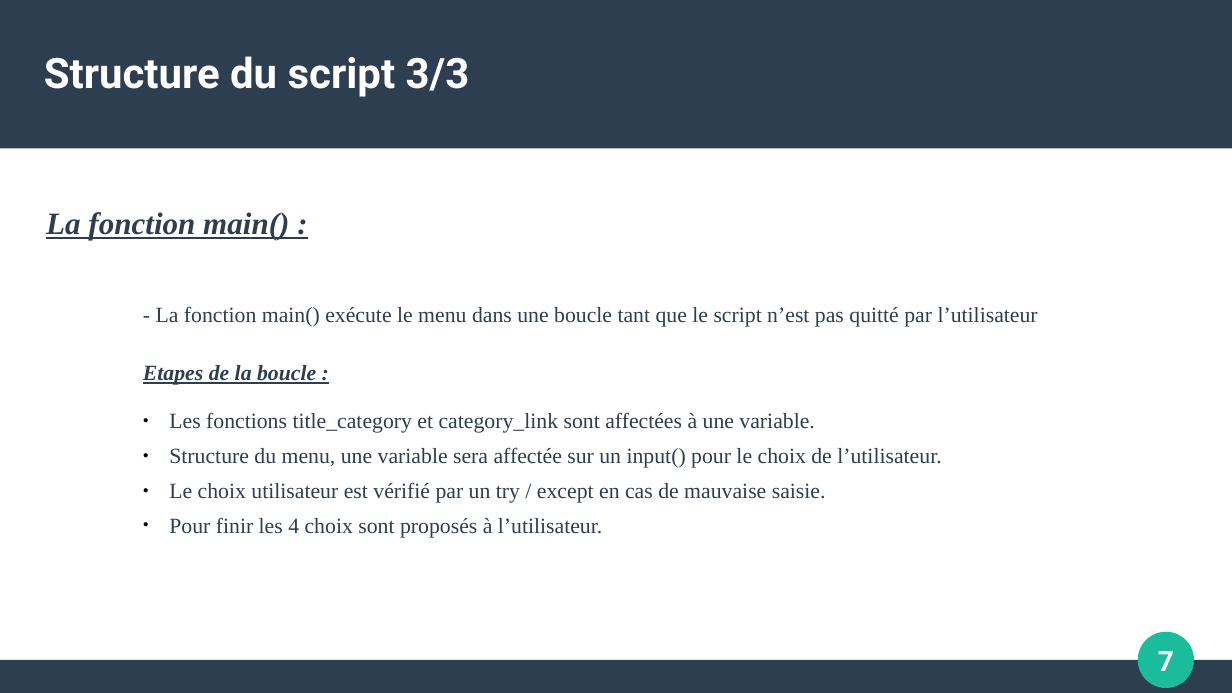
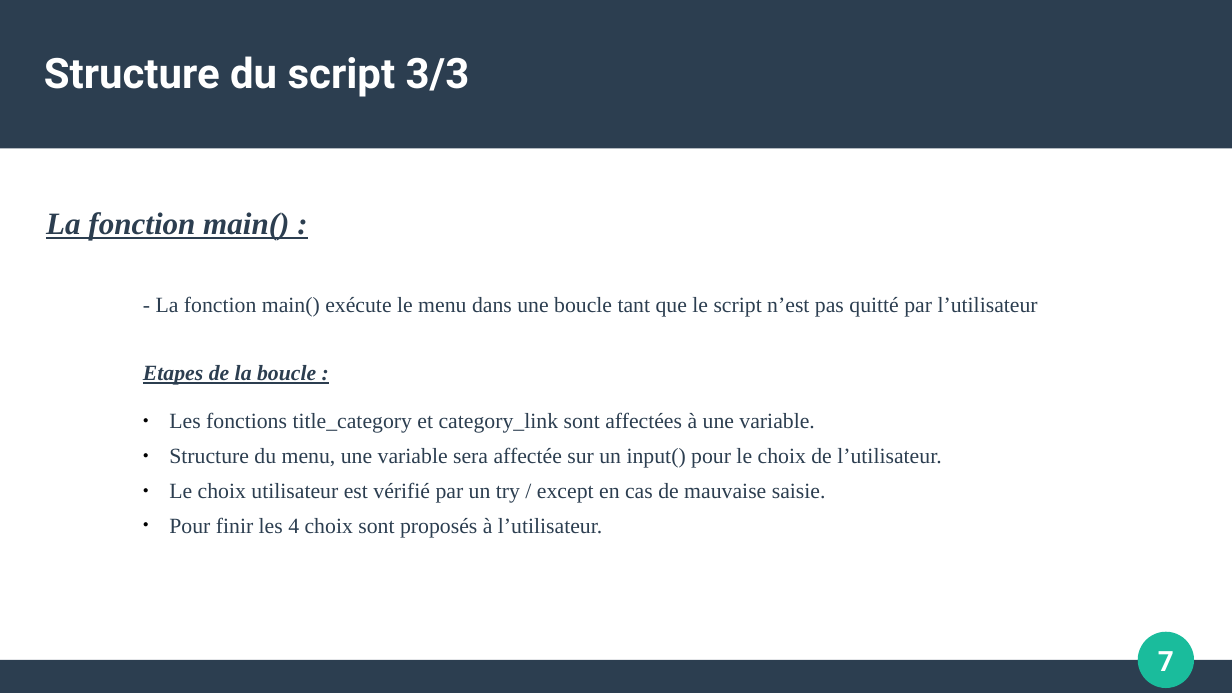
Before and after one commit to Mike-mg/books_to_scrape, a slide deck: slide 7 of P02_04_book_to_scrap_impress.odp. Drawn at 1232x693 pixels with LibreOffice and Linux fonts; fonts in the diff are those of the drawing. Boxes give left, top, right and bottom in pixels: in the first picture for what was removed or moved away, otherwise in the second. Text is boxed around its words. In the diff, an @@ line names an element or a change of style, - is before the commit and + after.

```diff
--- a/P02_04_book_to_scrap_impress.odp
+++ b/P02_04_book_to_scrap_impress.odp
@@ text "- La fonction main() exécute ...": place and size @@
-text "- La fonction main() exécute ..." at [156,306,1038,327]
+text "- La fonction main() exécute ..." at [156,296,1038,317]
```
Also in this commit, not shown: 2 other slides changed, 1 slide added.
